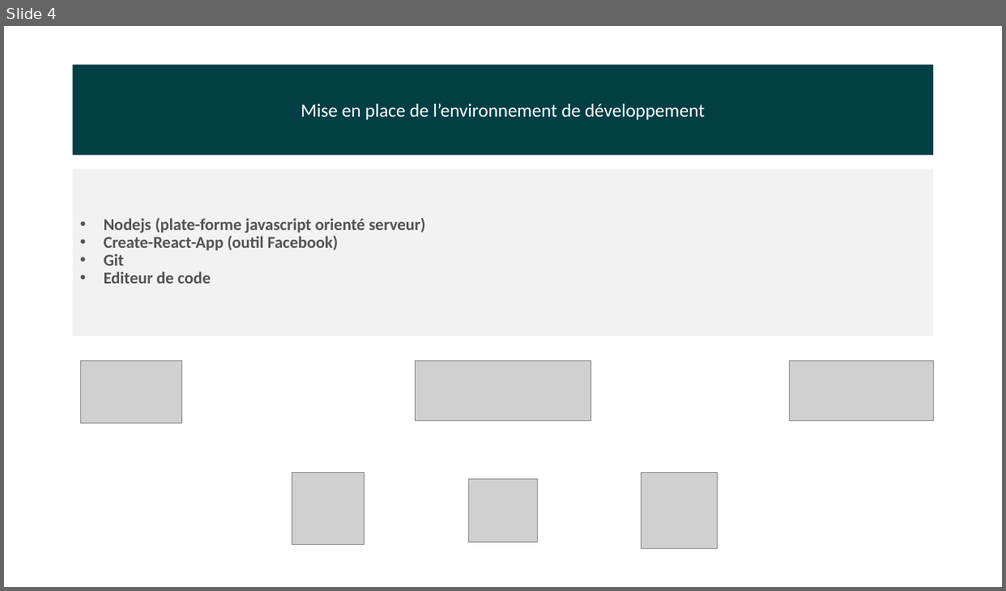
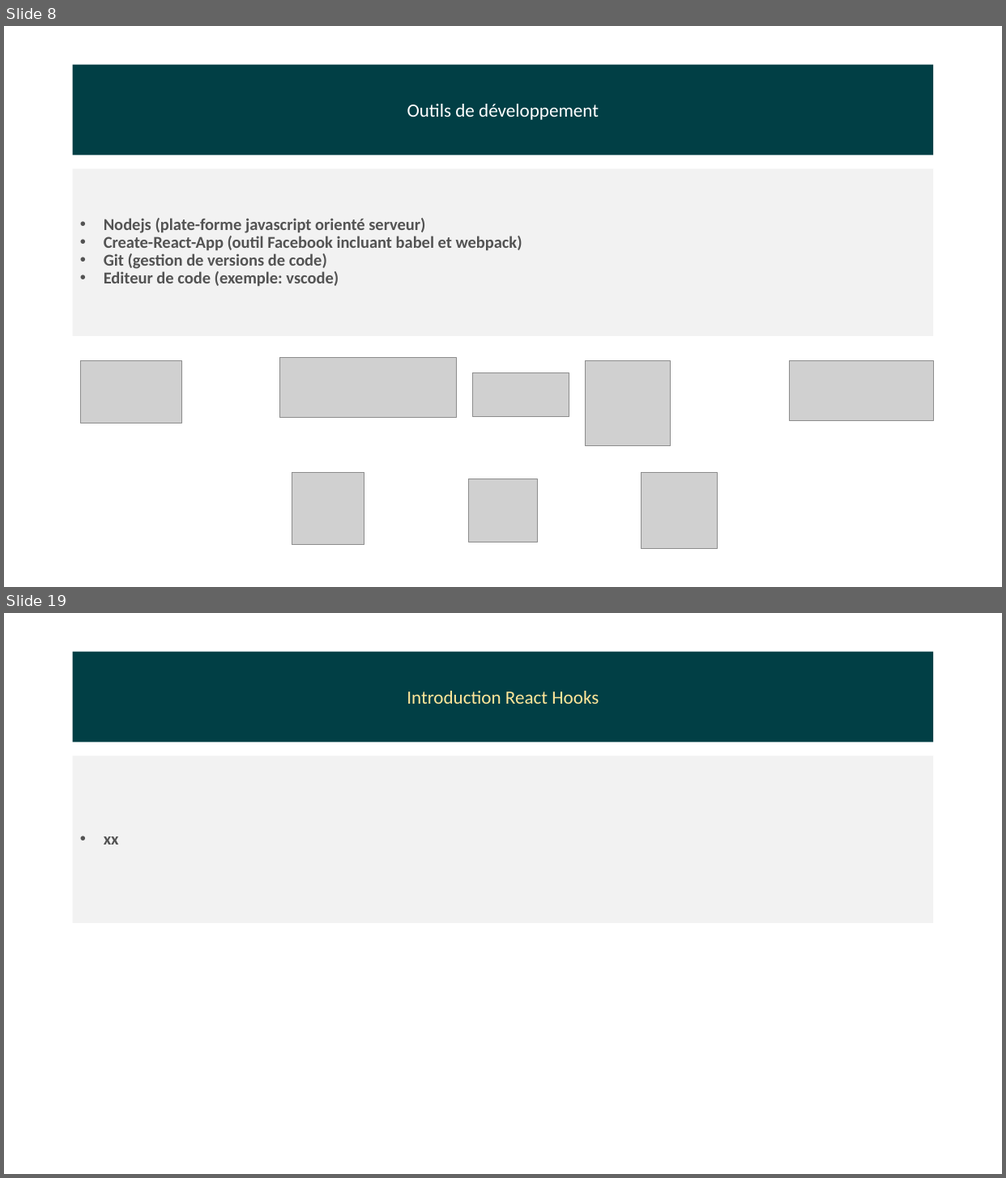
Before and after one commit to coumarane/react-typescript-starter, a slide deck: Initiation à Reactjs.pptx. Shown one above the other, each under a label of ours: slide 4 before the commit, slides 8 and 19 after it; the slides between them are not shown. The pictures are 1006x591 and 1006x1178 pixels, drawn with LibreOffice and Linux fonts; fonts in the diff are those of the drawing; grey boxes stand for pictures. Boxes give left, top, right and bottom in pixels: in the first picture for what was removed or moved away, otherwise in the second. Text is boxed around its words. In the diff, an @@ line names an element or a change of style, - is before the commit and + after.

```diff
--- a/Initiation à Reactjs.pptx
+++ b/Initiation à Reactjs.pptx
@@ slide 19 added at [4,613,1002,1174], background #FFFFFF @@
@@ rectangle added at [73,652,934,743], fill #013F45, 18 pt, text #FFE699 @@
+Introduction React Hooks
@@ rectangle added at [73,756,934,924], fill #F2F2F2, 16 pt, text #525252, bold @@
+• xx
@@ what was slide 4 is now slide 8 @@
@@ slide 8 changed as well @@
@@ text in rectangle at [407,104,599,120]: text changed @@
-Mise en place de l’environnement de développement
+Outils de développement
@@ text in rectangle at [104,236,522,286]: text changed @@
-• Create-React-App (outil Facebook)
-• Git
-• Editeur de code
+• Create-React-App (outil Facebook incluant babel et webpack)
+• Git (gestion de versions de code)
+• Editeur de code (exemple: vscode)
@@ picture: place and size @@
-picture at [415,361,592,421]
+picture at [279,357,456,417]
@@ picture added at [585,361,671,446] @@
@@ picture added at [473,373,569,416] @@
```
Also in this commit, not shown: 2 other slides changed, 15 other slides added, 1 slide removed.
